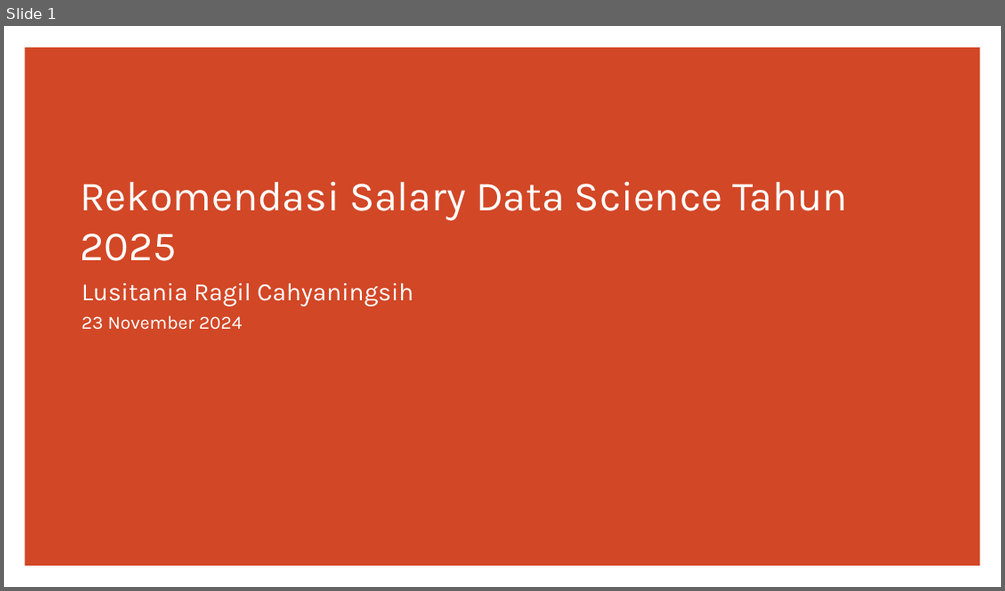
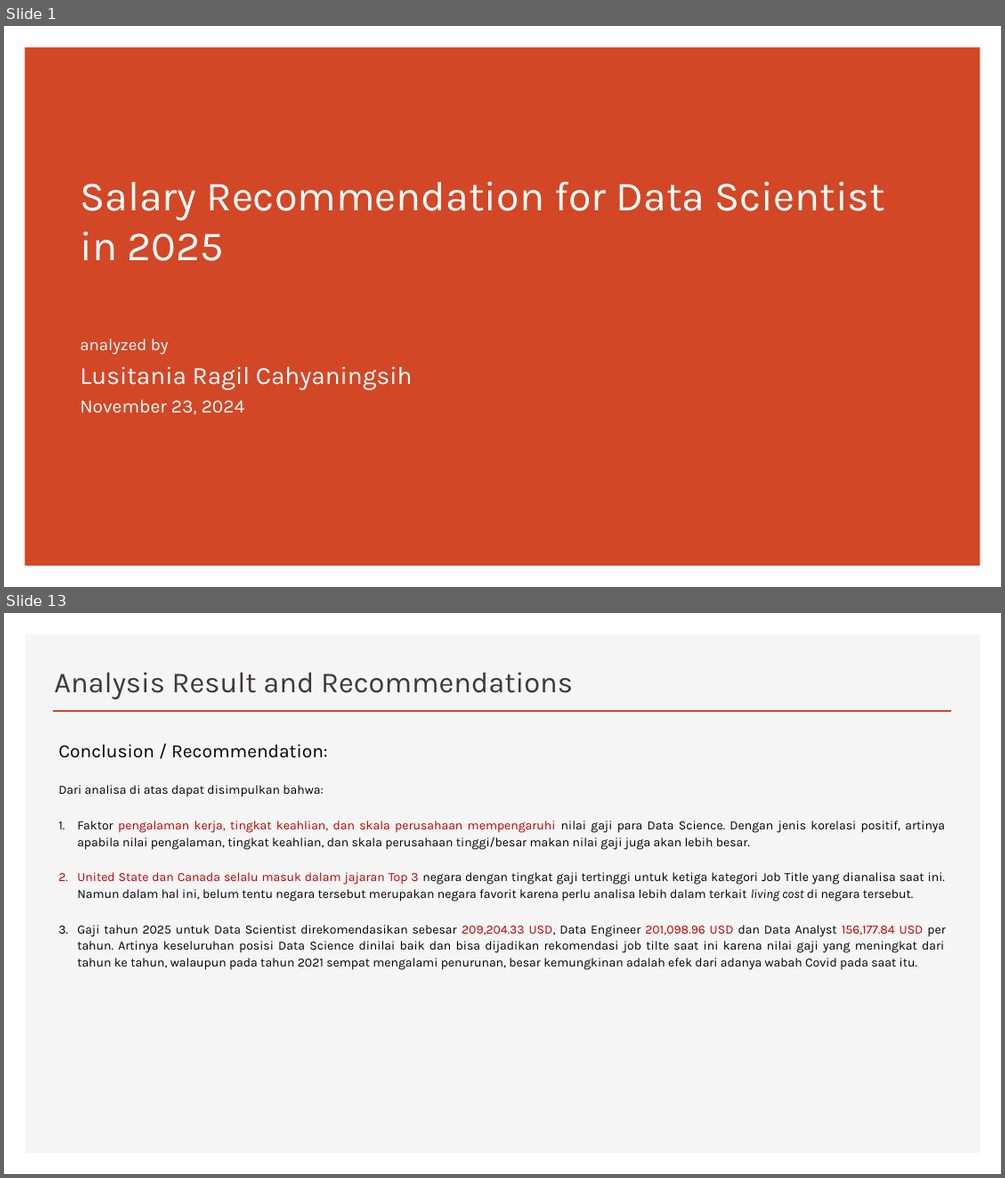
Before and after one commit to CODA-Assignment-Bay/p1-coda001-rmt-m2-lusitaniarc, a slide deck: P1M2_lusitania.pptx. Shown one above the other, each under a label of ours: slide 1 before the commit, slides 1 and 13 after it; the slides between them are not shown. The pictures are 1005x591 and 1005x1178 pixels, drawn with LibreOffice and Linux fonts; fonts in the diff are those of the drawing. Boxes give left, top, right and bottom in pixels: in the first picture for what was removed or moved away, otherwise in the second. Text is boxed around its words. In the diff, an @@ line names an element or a change of style, - is before the commit and + after.

```diff
--- a/P1M2_lusitania.pptx
+++ b/P1M2_lusitania.pptx
@@ slide 13 added at (4,613,1001,1174), background #FFFFFF @@
@@ rectangle added at (25,634,980,1153), fill #F5F5F5 @@
@@ title added at (54,672,573,699), 28 pt, text #3B3838 @@
+Analysis Result and Recommendations
@@ line added from (53, 711) to (952, 711), #D24726 2 pt @@
@@ text added at (58,744,945,970), 12 pt, text #000000 @@
+Conclusion / Recommendation:
+Dari analisa di atas dapat disimpulkan bahwa:
+1. Faktor pengalaman kerja, tingkat keahlian, dan skala perusahaan mempengaruhi nilai gaji para Data Science. Dengan jenis korelasi positif, artinya apabila nilai pengalaman, tingkat keahlian, dan skala perusahaan tinggi/besar makan nilai gaji juga akan lebih besar.
+2. United State dan Canada selalu masuk dalam jajaran Top 3 negara dengan tingkat gaji tertinggi untuk ketiga kategori Job Title yang dianalisa saat ini. Namun dalam hal ini, belum tentu negara tersebut merupakan negara favorit karena perlu analisa lebih dalam terkait living cost di negara tersebut.
+3. Gaji tahun 2025 untuk Data Scientist direkomendasikan sebesar 209,204.33 USD, Data Engineer 201,098.96 USD dan Data Analyst 156,177.84 USD per tahun. Artinya keseluruhan posisi Data Science dinilai baik dan bisa dijadikan rekomendasi job tilte saat ini karena nilai gaji yang meningkat dari tahun ke tahun, walaupun pada tahun 2021 sempat mengalami penurunan, besar kemungkinan adalah efek dari adanya wabah Covid pada saat itu.
@@ slide 1 changed as well @@
@@ title at (80,182,885,261): text changed @@
-Rekomendasi Salary Data Science Tahun 2025
+Salary Recommendation for Data Scientist
+in 2025
@@ subtitle "analyzed by": place and size @@
-subtitle "analyzed by" at (81,282,413,329)
+subtitle "analyzed by" at (80,338,413,414)
@@ subtitle at (80,338,169,354): paragraph added @@
+analyzed by
@@ subtitle at (80,399,244,414): text changed @@
-23 November 2024
+November 23, 2024
```
Also in this commit, not shown: 12 other slides added, 8 slides removed, 3 other files.
